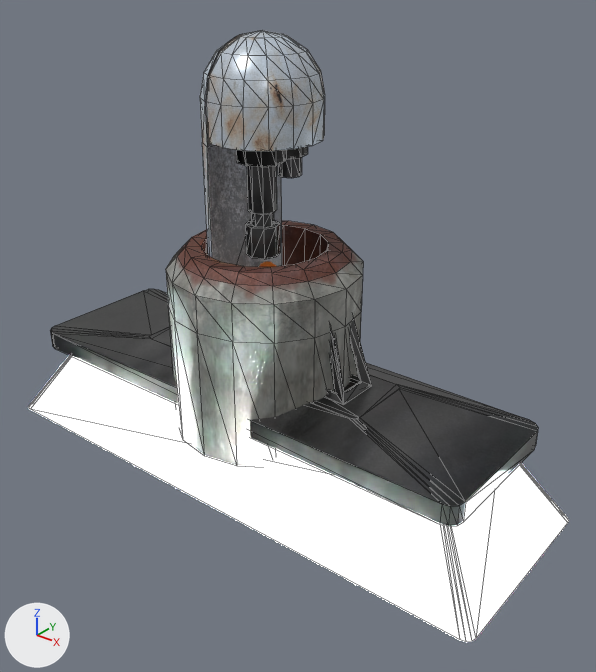
The glTF model assets/models.glb: old version first, new version second.
Rendered twice from a camera (50 mm lens) standing at (15.0, -17.2, 10.6) and looking at (1.1, 0.2, -0.2). The axes (+X, +Y, +Z) are drawn at lower left. The lights are the same throughout. The first picture is the older version. Mesh edges are drawn as thin lines on the coarser meshes. Objects named as collision shapes, trigger or cutter boxes, shadow casters or lower levels of detail are left out. Where no turn or scale is listed for an object, it has been applied to the vertices. Vertices at exactly the same position are counted once.

In view in the first picture: 'ceiling-frame', 'ceiling-light-rays', 'turret-base', 'turret-gimble', 'turret-gun', 'turret-tower' and 1 more.
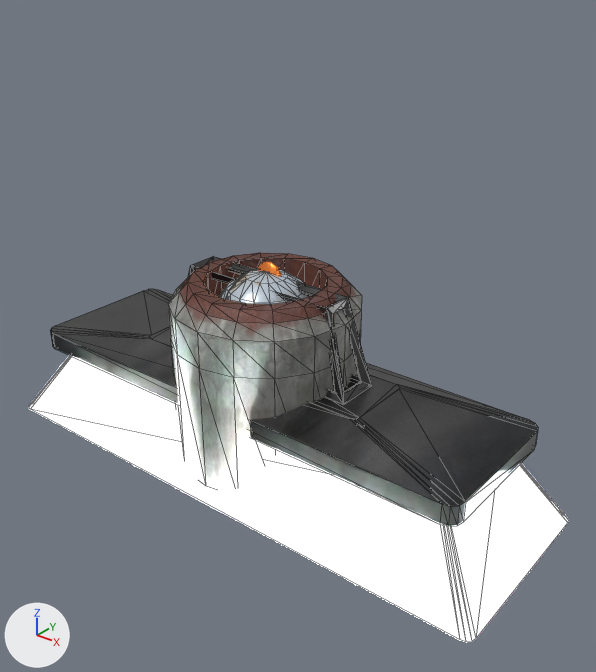
Commit message: gun tracking work in progress

What the commit changed:
me_turret_base is used by ob_turret_base; location (0.0, 0.0, 0.0).
me_turret_base had 112 vertices, 206 faces and spanned x -2.91..2.91, y -2.91..2.91, z -3.32..2.51.
me_turret_base now has 112 vertices, 206 faces and spans x -2.91..2.91, y -2.91..2.91, z -4.41..1.42.
me_turret_base part 1: the whole mesh is moved by (0.0, 0.0, -1.09).
Object 'turret-tower' (ob_turret_tower) moves from (0.0, 0.0, 6.72) to (0.0, 0.0, 0.0).
Object 'turret-gimble' (ob_turret_gimble) moves from (0.02, 0.01, 6.72) to (0.0, 0.0, 0.0).
Object 'turret-gun' (ob_turret_gun) moves from (0.02, 0.01, 6.72) to (0.0, 0.0, 0.0).

Pixel boxes (x1, y1, x2, y2) of what changed, in the pictures (596 x 672 px):
'turret-base', moved: before (166, 221, 363, 468); after (168, 253, 362, 487)
'turret-gimble', moved: before (206, 30, 325, 178); after (226, 269, 309, 304)
'turret-tower', moved (mostly hidden afterwards): before (200, 36, 282, 267); after (219, 270, 251, 299)
'turret-gun', moved (not visible afterwards): before (245, 166, 280, 259)
